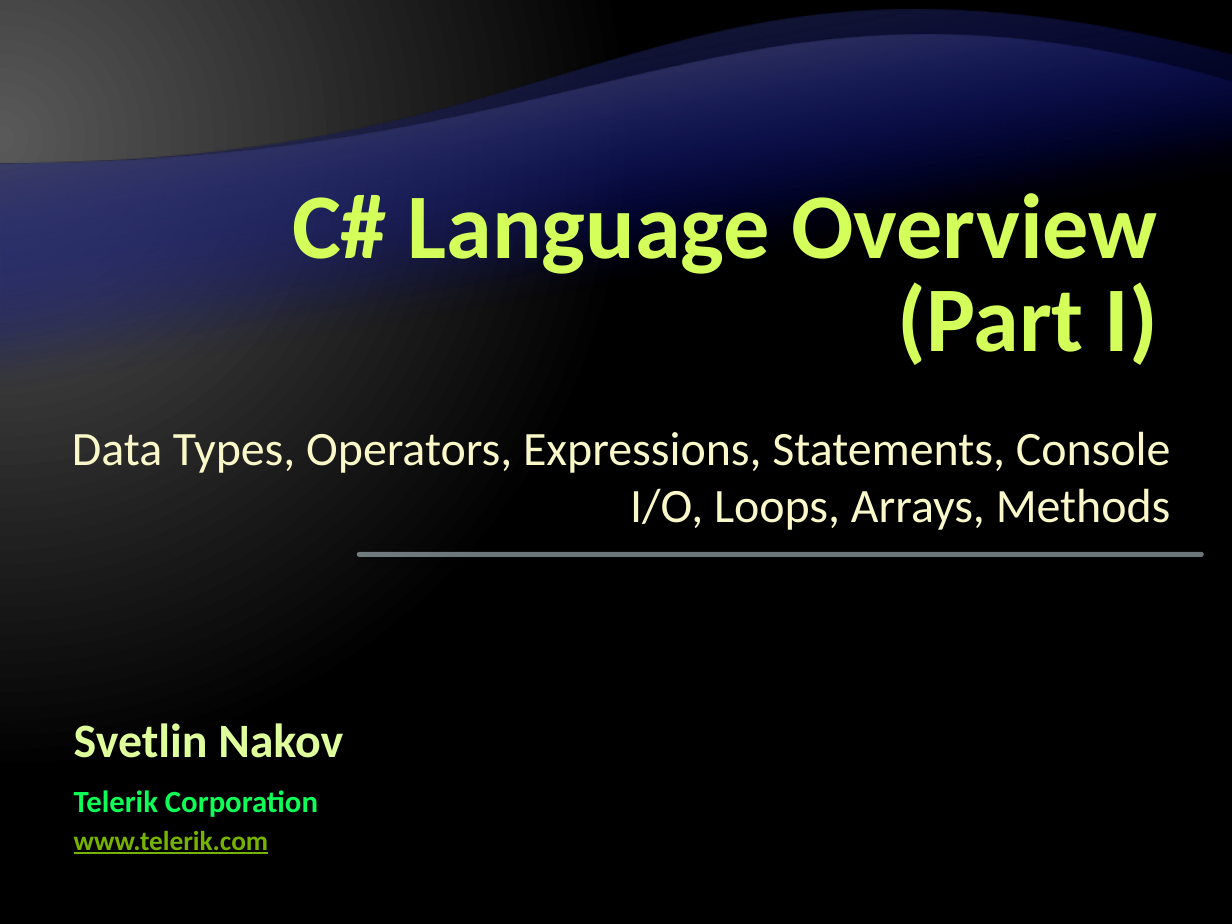
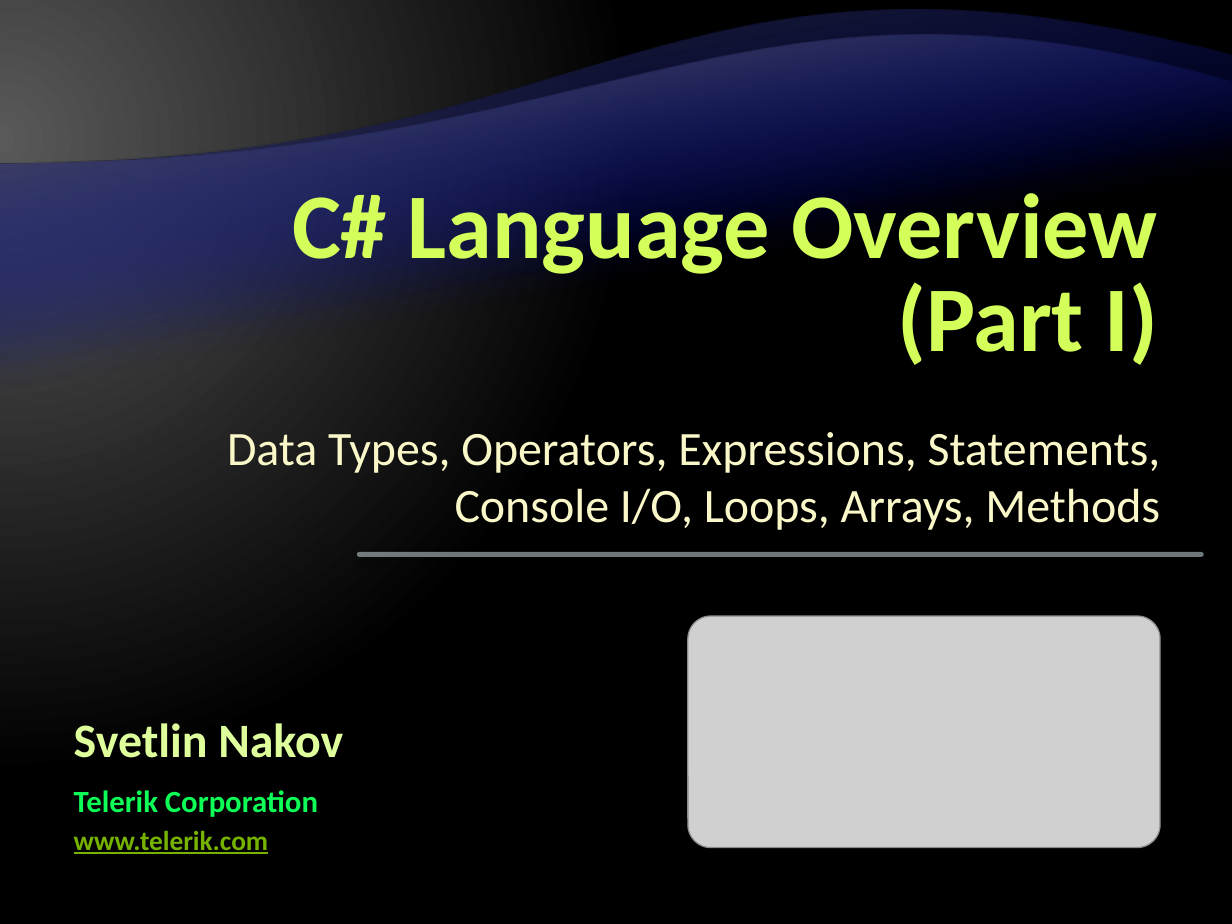
Before and after one commit to Graveheart/aspnetcourse, a slide deck: slide 1 of lectures/2. C# Language Overview - Part I.pptx. Drawn at 1232x924 pixels with LibreOffice and Linux fonts; fonts in the diff are those of the drawing; grey boxes stand for pictures; background and template pictures are left out. Boxes give left, top, right and bottom in pixels: in the first picture for what was removed or moved away, otherwise in the second. Text is boxed around its words. In the diff, an @@ line names an element or a change of style, - is before the commit and + after.

Commit message:
Completed the "Intro C# - Part I" lecture for TU-Sofia

```diff
--- a/lectures/2. C# Language Overview - Part I.pptx
+++ b/lectures/2. C# Language Overview - Part I.pptx
@@ subtitle "Data Types, Operators, Expressions, Statements, ..." rewrapped from [72,431,1171,530] to [227,432,1161,530] @@
@@ picture added at [688,615,1160,847] @@
```
Also in this commit, not shown: 1 other slide changed, 105 slides added, 1 slide removed.
